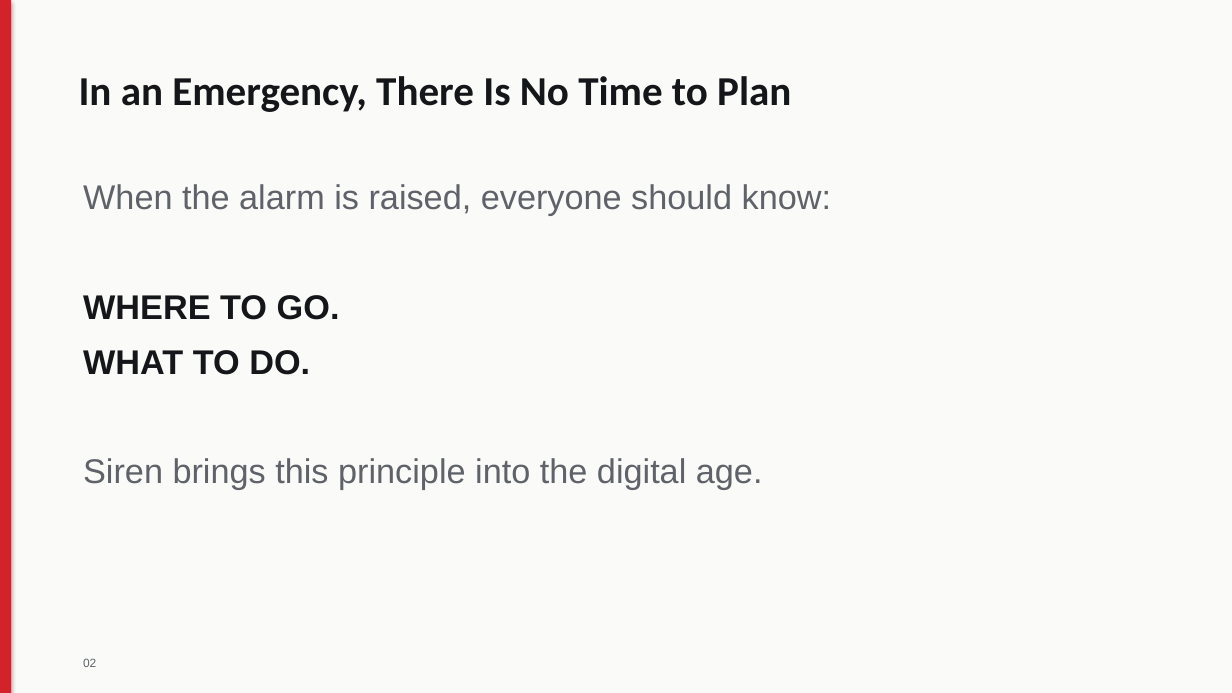
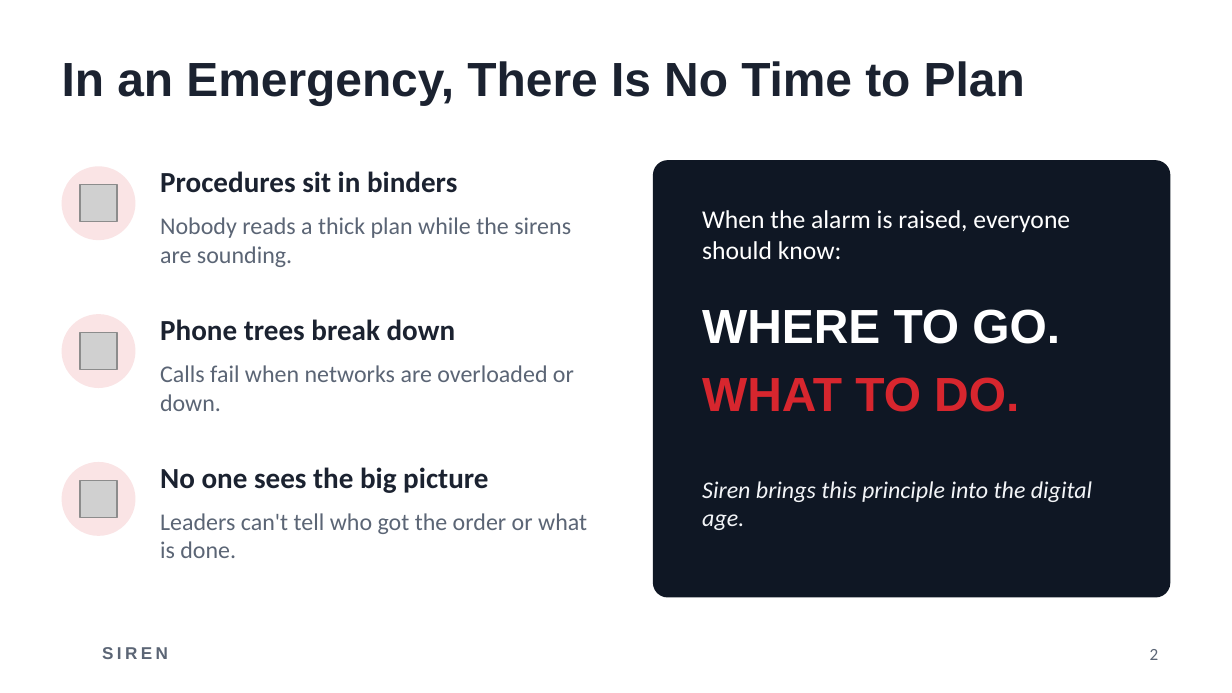
Before and after one commit to PW-ZGS/Wyjec, a slide deck: slide 2 of presentation.pptx. Drawn at 1232x693 pixels with LibreOffice and Linux fonts; fonts in the diff are those of the drawing; grey boxes stand for pictures; background and template pictures are left out. Boxes give left, top, right and bottom in pixels: in the first picture for what was removed or moved away, otherwise in the second. Text is boxed around its words. In the diff, an @@ line names an element or a change of style, - is before the commit and + after.

```diff
--- a/presentation.pptx
+++ b/presentation.pptx
@@ background #FAFAF8 to #FFFFFF @@
@@ rectangle removed at [0, 0, 11, 692] @@
@@ title "In an Emergency, There Is ...": place and size @@
-title "In an Emergency, There Is ..." at [79, 76, 791, 112]
+title "In an Emergency, There Is ..." at [62, 61, 1025, 105]
@@ title "In an Emergency, There Is ..." at [62, 61, 1025, 105]: size 24 to 28 pt, font Calibri to Arial, text colour #141619 to #1B2230; vertical alignment top to middle @@
@@ ellipse added at [62, 166, 136, 240], fill #D7262E at 12% opacity @@
@@ text added at [160, 171, 457, 193], 17 pt, text #1B2230, bold @@
+Procedures sit in binders
@@ rounded rectangle added at [653, 160, 1170, 598], fill #0F1724 @@
@@ picture added at [80, 185, 117, 222] @@
@@ text removed at [83, 184, 831, 490] @@
-When the alarm is raised, everyone should know:
-WHERE TO GO.
-WHAT TO DO.
-Siren brings this principle into the digital age.
@@ text added at [160, 217, 571, 267], 14 pt, text #5B6575 @@
+Nobody reads a thick plan while the sirens are sounding.
@@ text added at [702, 210, 1070, 259], 15 pt, text #FFFFFF @@
+When the alarm is raised, everyone should know:
@@ ellipse added at [62, 314, 136, 388], fill #D7262E at 12% opacity @@
@@ text added at [160, 319, 456, 341], 17 pt, text #1B2230, bold @@
+Phone trees break down
@@ text added at [702, 309, 1060, 344], 28 pt, text #FFFFFF, bold @@
+WHERE TO GO.
@@ picture added at [80, 333, 117, 370] @@
@@ text added at [160, 365, 574, 411], 14 pt, text #5B6575 @@
+Calls fail when networks are overloaded or down.
@@ text added at [702, 377, 1019, 412], 28 pt, text #D7262E, bold @@
+WHAT TO DO.
@@ ellipse added at [62, 462, 136, 536], fill #D7262E at 12% opacity @@
@@ text added at [160, 467, 488, 493], 17 pt, text #1B2230, bold @@
+No one sees the big picture
@@ picture added at [80, 480, 117, 517] @@
@@ text added at [702, 481, 1092, 530], 14 pt, text #F2F4F7, italic @@
+Siren brings this principle into the digital age.
@@ text added at [160, 513, 587, 558], 14 pt, text #5B6575 @@
+Leaders can't tell who got the order or what is done.
@@ text removed at [83, 658, 96, 667] @@
-02
@@ text added at [102, 647, 168, 659], 10 pt, text #5B6575, bold @@
+SIREN
@@ page number added at [1150, 649, 1159, 660], 10 pt, text #5B6575 @@
+2
```
Also in this commit, not shown: 2 other slides changed, 8 slides added, 7 slides removed.
